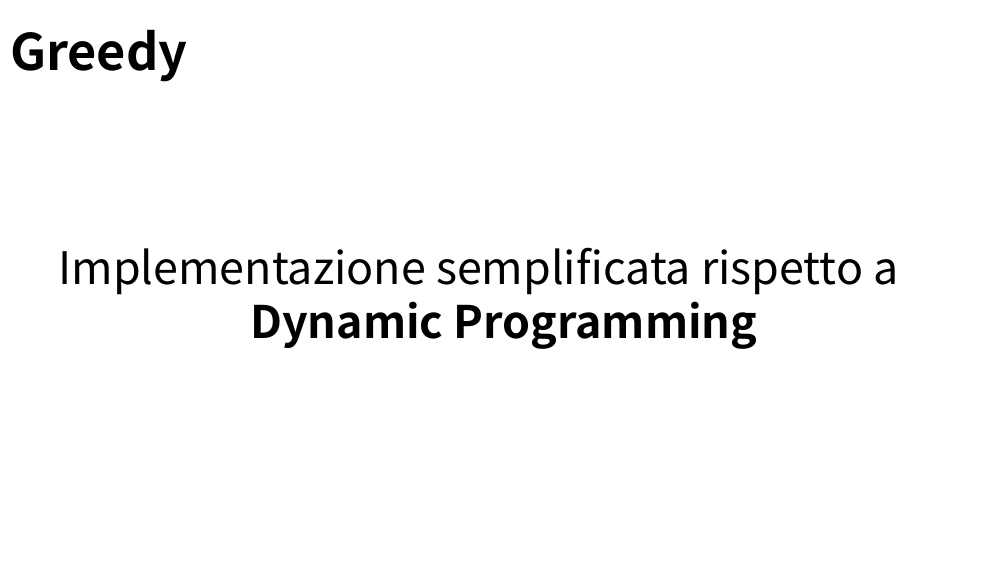
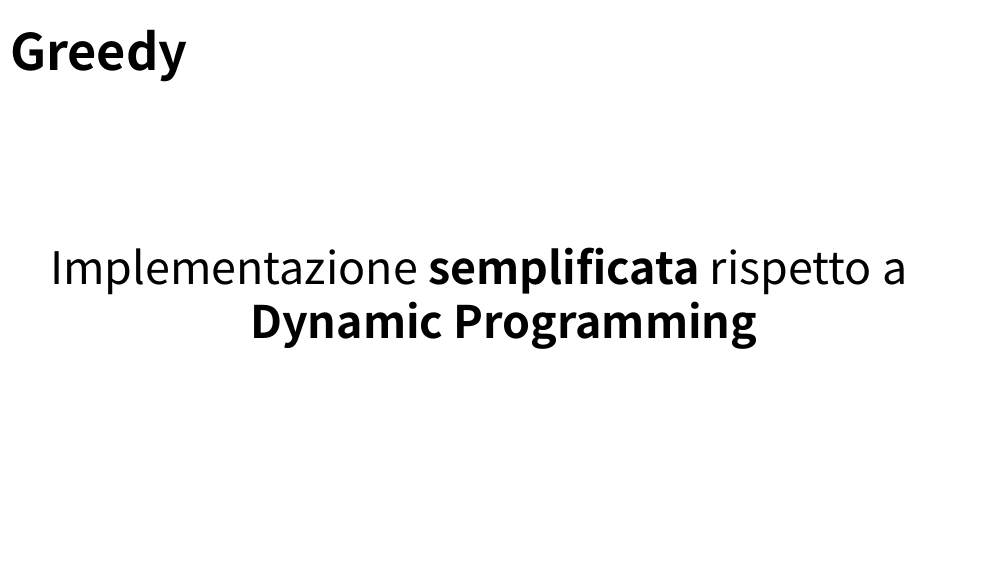
Before and after one commit to Navypowder/DP-P-project, a slide deck: slide 7 of Presentation/Towards_Identity_Anonymization_on_graph(K-degree anonymization).pptx. Drawn at 1008x567 pixels with LibreOffice and Linux fonts; fonts in the diff are those of the drawing; background and template pictures are left out. Boxes give left, top, right and bottom in pixels: in the first picture for what was removed or moved away, otherwise in the second. Text is boxed around its words. In the diff, an @@ line names an element or a change of style, - is before the commit and + after.

```diff
--- a/Presentation/Towards_Identity_Anonymization_on_graph(K-degree anonymization).pptx
+++ b/Presentation/Towards_Identity_Anonymization_on_graph(K-degree anonymization).pptx
@@ text "Implementazione semplificata rispetto a Dynamic ..." at [50, 247, 907, 349]: bold on in "semplificata" @@
```
Also in this commit, not shown: 8 other slides changed, 5 slides added.
